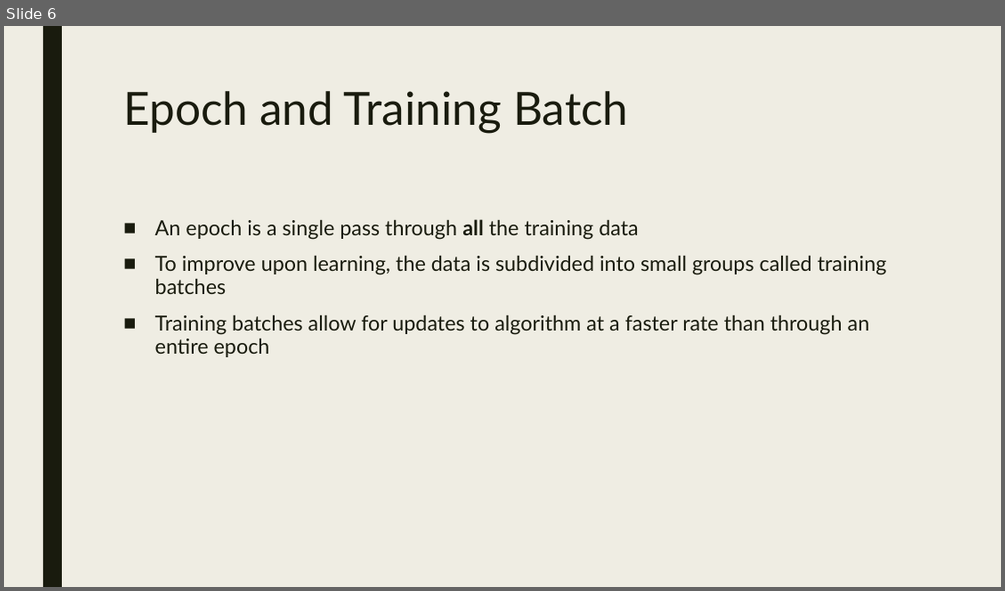
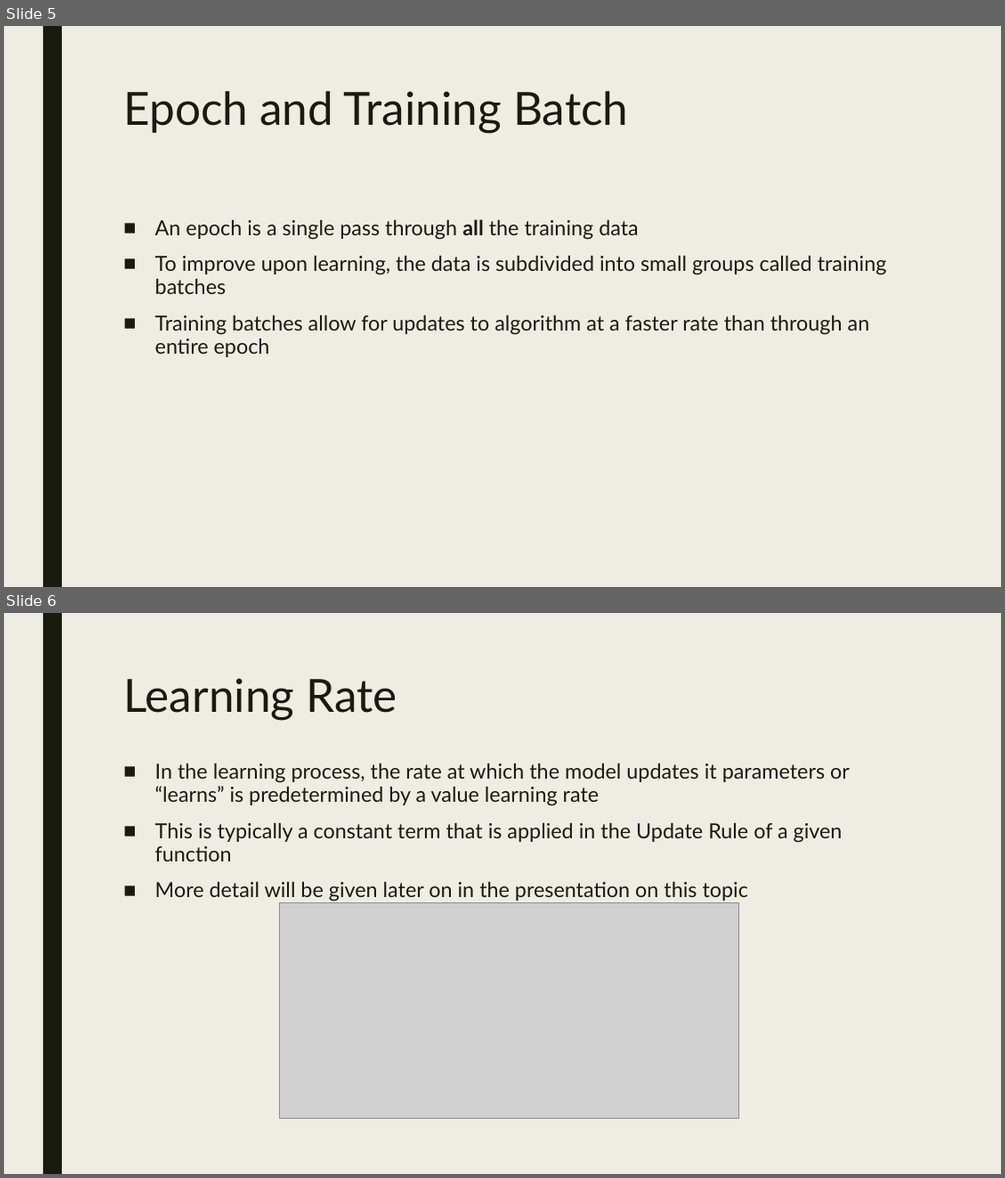
Before and after one commit to akiljames83/MacAI-2018, a slide deck: Lessons/Lesson2.pptx. Shown one above the other, each under a label of ours: slide 6 before the commit, slides 5 and 6 after it. The pictures are 1005x591 and 1005x1178 pixels, drawn with LibreOffice and Linux fonts; fonts in the diff are those of the drawing; grey boxes stand for pictures. Boxes give left, top, right and bottom in pixels: in the first picture for what was removed or moved away, otherwise in the second. Text is boxed around its words. In the diff, an @@ line names an element or a change of style, - is before the commit and + after.

```diff
--- a/Lessons/Lesson2.pptx
+++ b/Lessons/Lesson2.pptx
@@ slide 6 added at bbox=[4, 613, 1001, 1174], background #EFEDE3; not listed: 1 template element that a slide beside it also shows @@
@@ title added at bbox=[123, 678, 397, 720], 44 pt, text #191B0E @@
+Learning Rate
@@ text added at bbox=[155, 763, 850, 901], 20 pt, text #191B0E @@
+■ In the learning process, the rate at which the model updates it parameters or “learns” is predetermined by a value learning rate
+■ This is typically a constant term that is applied in the Update Rule of a given function
+■ More detail will be given later on in the presentation on this topic
@@ picture added at bbox=[279, 903, 738, 1118] @@
@@ what was slide 6 is now slide 5 @@
```
Also in this commit, not shown: 6 slides changed, 1 other slide added, 2 slides removed.
